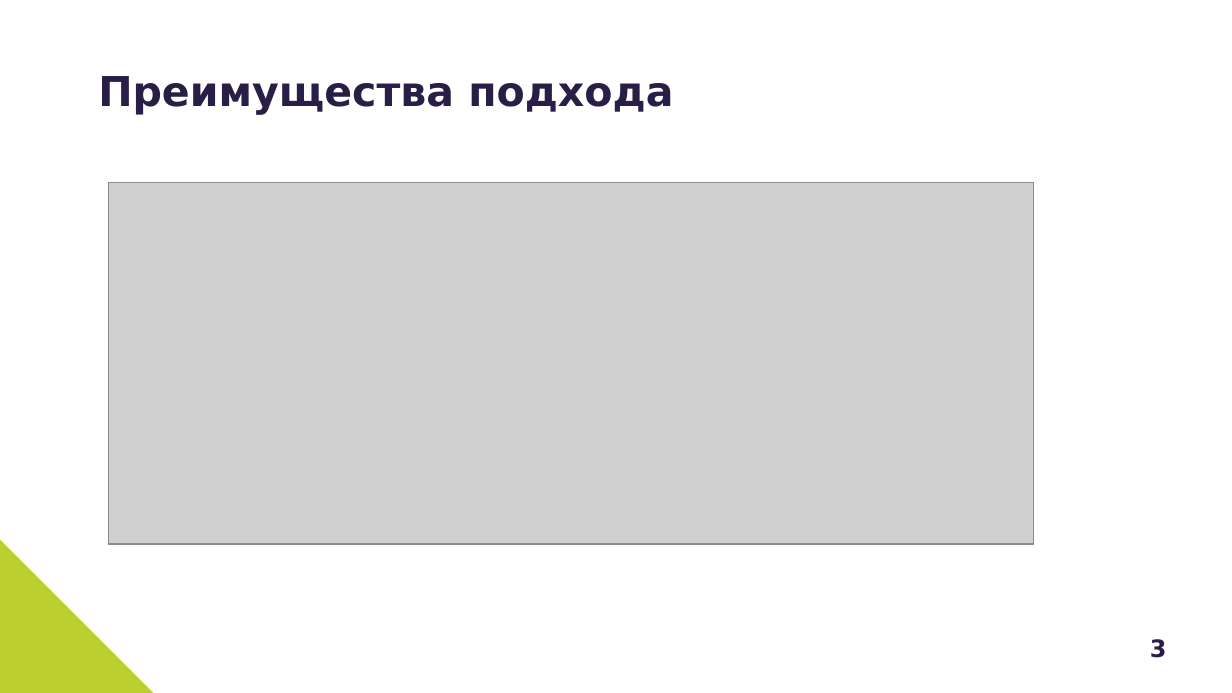
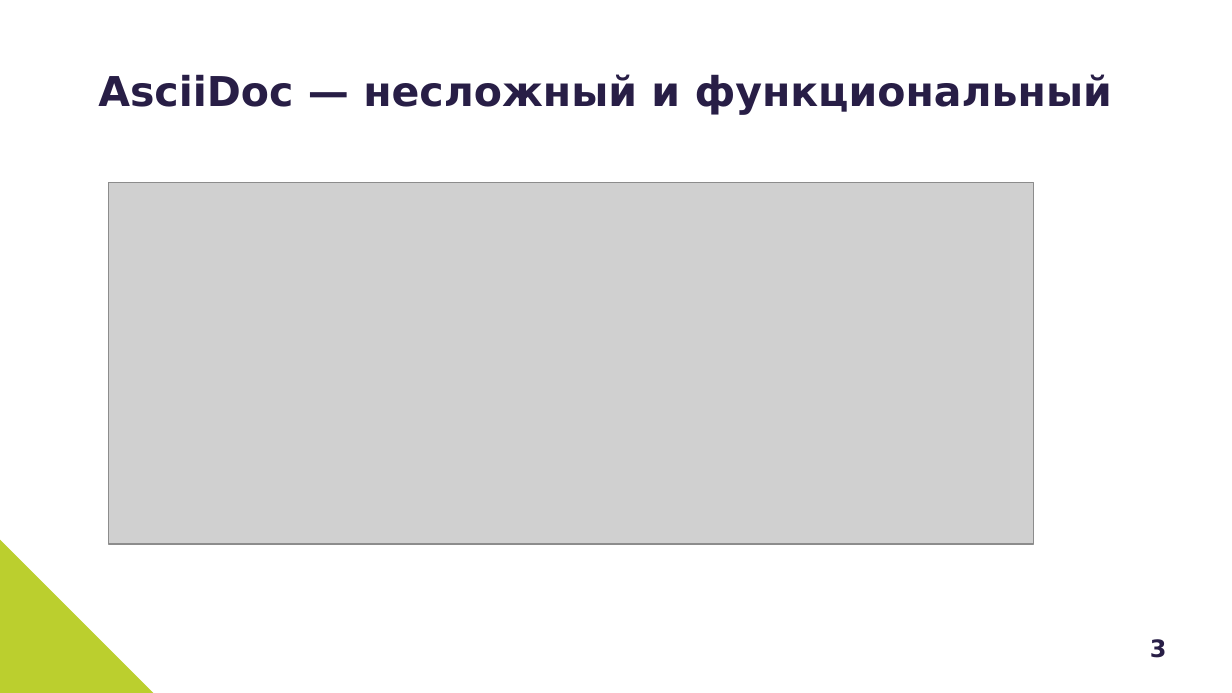
Before and after one commit to Grolribasi/articles, a slide deck: slide 3 of Презентация.pptx. Drawn at 1232x693 pixels with LibreOffice and Linux fonts; fonts in the diff are those of the drawing; grey boxes stand for pictures. Boxes give left, top, right and bottom in pixels: in the first picture for what was removed or moved away, otherwise in the second. Text is boxed around its words. In the diff, an @@ line names an element or a change of style, - is before the commit and + after.

Commit message:
Поправил презентацию

```diff
--- a/Презентация.pptx
+++ b/Презентация.pptx
@@ title at bbox=[98, 74, 1112, 115]: text changed @@
-Преимущества подхода
+AsciiDoc — несложный и функциональный
```
